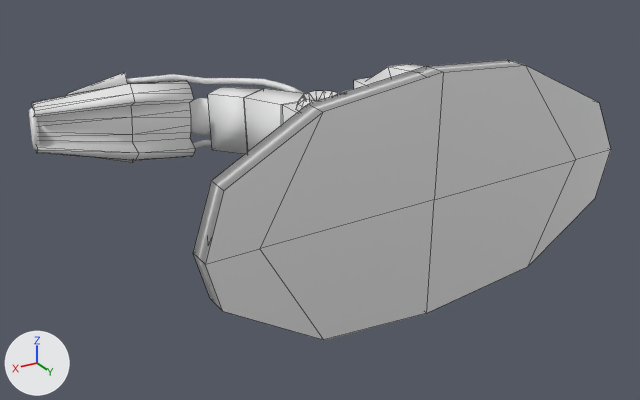
The Blender file Badass_Upgrade/DESIGN/Canolaser/canon.blend as it was, and as the next commit left it.
Camera for both pictures: a 50 mm lens placed at (3.01, 4.27, 2.0), pointed at (0.09, -0.59, -0.43). Lighting does not change. The marker at lower left points along +X, +Y and +Z. Mesh edges are drawn as thin lines on the coarser meshes. Materials are left out; every surface is plain grey.

Objects in the first picture: 'Cilindro', 'Cubo.023', 'Cubo.027', 'Cubo.030', 'Cubo.033', 'Esfera.004'.
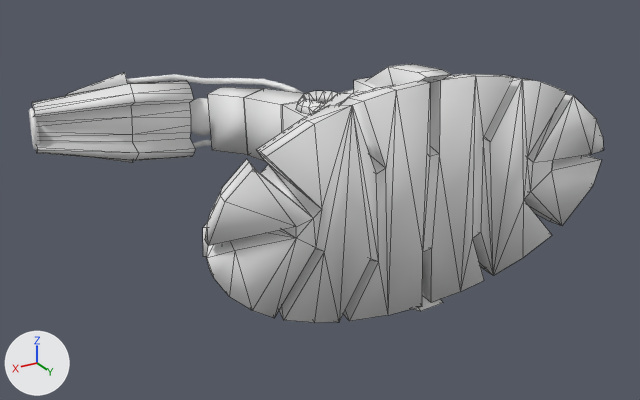
Scene script edits in JSON lines:
```json
{"op": "remove", "block": "ob_cubo_023", "code": ["ob_cubo_023 = bpy.data.objects.new('Cubo.023', me_cubo_070)", "ob_cubo_023.location = (0.0, 0.449, 0.0)", "ob_cubo_023.scale = (1.51, 0.0768, 0.847)"]}
```

Changed parts and their boxes (x1, y1, x2, y2) in the pictures (640 x 400 px):
```json
{"object": "Cubo.023", "change": "deleted", "before": [193, 60, 611, 340]}
{"object": "Esfera.002", "change": "unchanged, uncovered by the edit", "after": [205, 74, 604, 323]}
{"object": "Cubo.027", "change": "unchanged, uncovered by the edit", "before": [365, 64, 425, 84], "after": [365, 64, 450, 311]}
```
